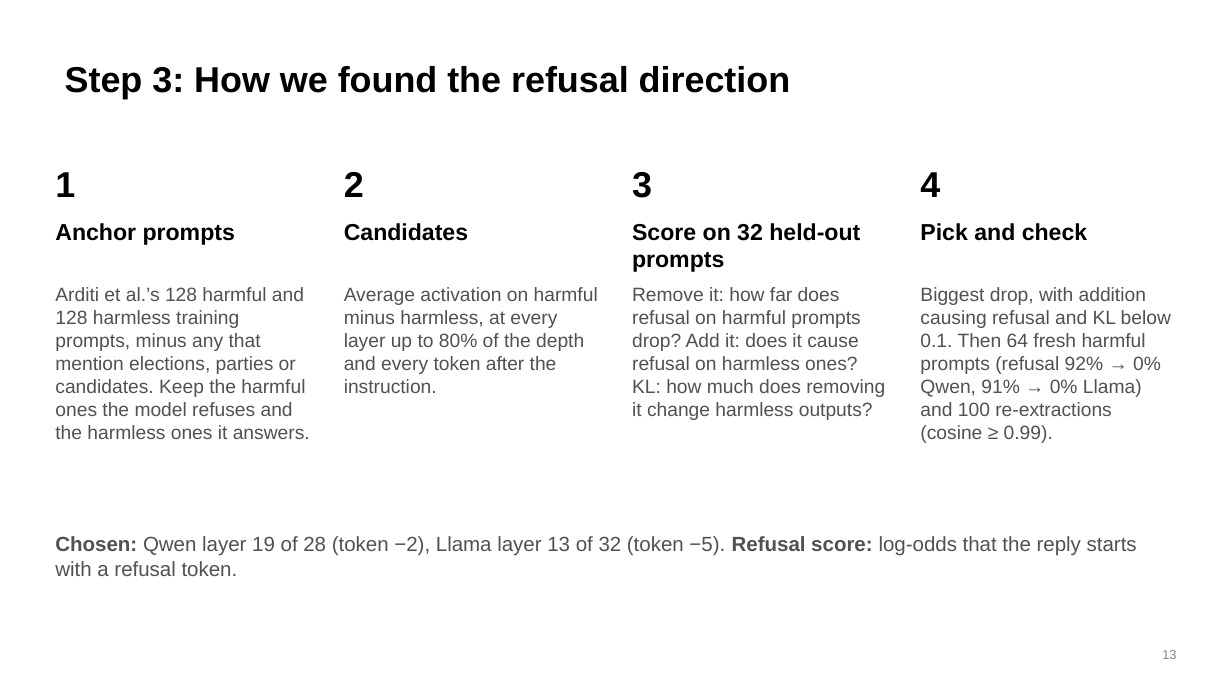
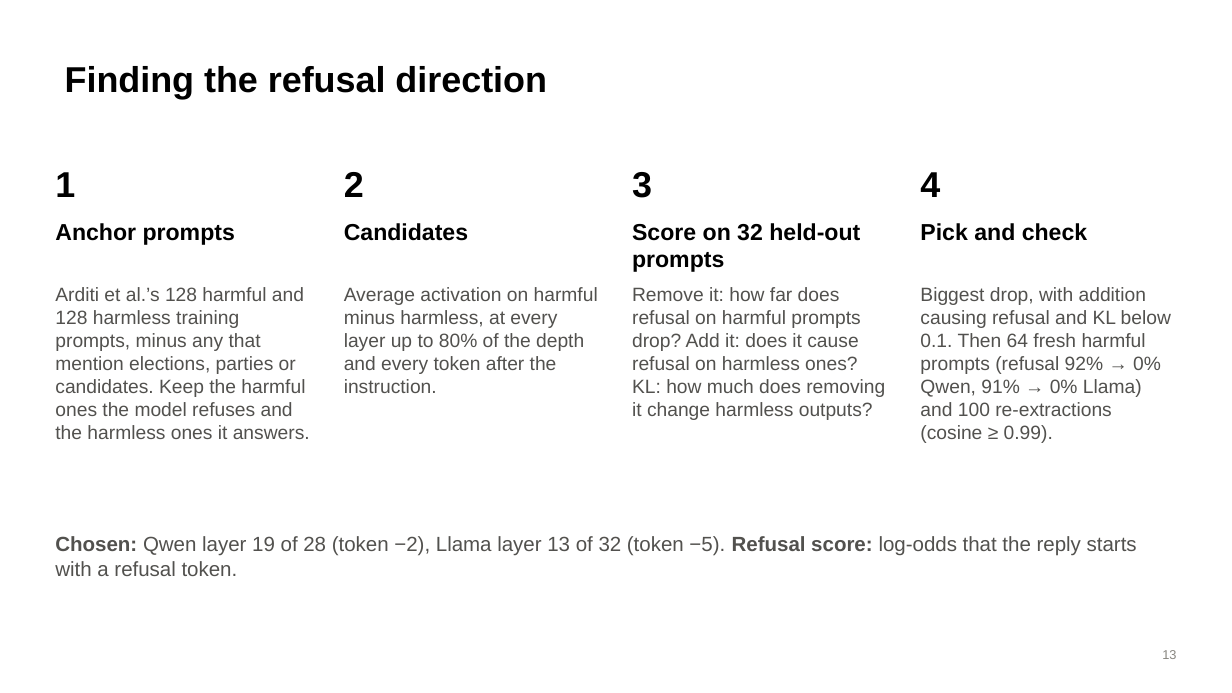
Before and after one commit to brow4623/ai-safety-democracy, a slide deck: slide 13 of slides/refusal-geometry-slides.pptx. Drawn at 1232x693 pixels with LibreOffice and Linux fonts; fonts in the diff are those of the drawing. Boxes give left, top, right and bottom in pixels: in the first picture for what was removed or moved away, otherwise in the second. Text is boxed around its words. In the diff, an @@ line names an element or a change of style, - is before the commit and + after.

```diff
--- a/slides/refusal-geometry-slides.pptx
+++ b/slides/refusal-geometry-slides.pptx
@@ title at bbox=[65, 66, 547, 99]: text changed @@
-Step 3: How we found the refusal direction
+Finding the refusal direction
```
Also in this commit, not shown: 7 other slides changed, 8 slides added, 7 slides removed, 2 other files.
